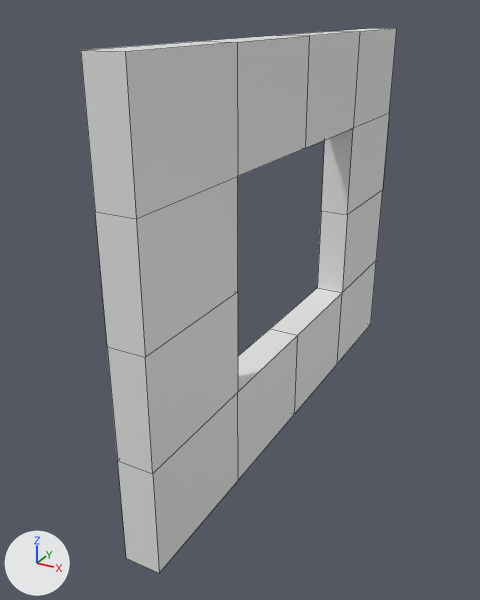
The Blender file 07/Assets/Meshes/LOD_A/LODA_SM_Wall_Window_4x3x0.25.blend as it was, and as the next commit left it.
One viewpoint serves both versions: a camera (50 mm lens) standing at (2.17, -2.45, 3.17) and looking at (-0.1, 1.68, 1.1). Arrows for +X, +Y and +Z are at lower left; the lights stay in place. Mesh edges are drawn as thin lines.

In view in the first picture: 'SM_Wall_Window_4x3x0.25'.
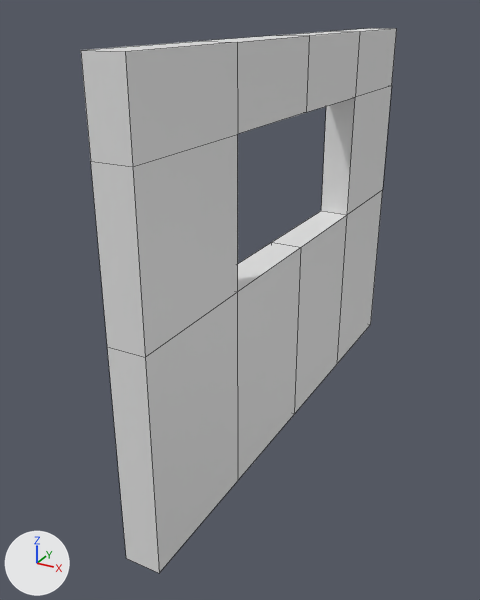
Where the change shows, as pixel boxes [x1, y1, x2, y2] in the pictures (480 x 600 px; the box of a moved part takes in the faces that stretch with it):
part 1 of me_wall_window_4x3x0_25, moved or reshaped: [81, 29, 397, 357] in both
part 2 of me_wall_window_4x3x0_25, moved or reshaped: [107, 191, 382, 573] in both

What changed in the scene script:
```text
Change me_wall_window_4x3x0_25:
    where me_wall_window_4x3x0_25.from_pydata(...)  # 48 vertices, 48 faces; spans x 0.0..0.25, y 0.0..4.0, z 0.0..3.0
    used by ob_sm_wall_window_4x3x0_25; location = (0.005, 0.003, -0.007)
    me_wall_window_4x3x0_25 part 1: all 10 vertices in x 0.0..0.25, y 0.0..4.0, z 2.25 are moved by (0.0, 0.0, 0.25)
    me_wall_window_4x3x0_25 part 2: all 10 vertices in x 0.0..0.25, y 0.0..4.0, z 0.75 are moved by (0.0, 0.0, 0.75)
```
